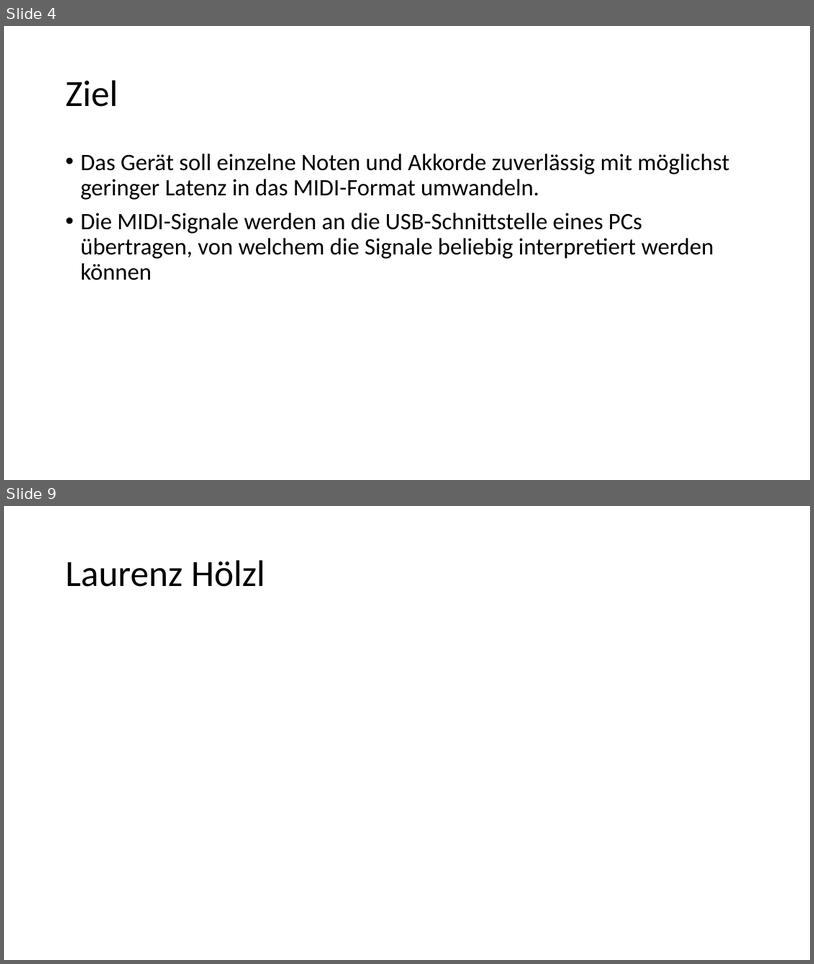
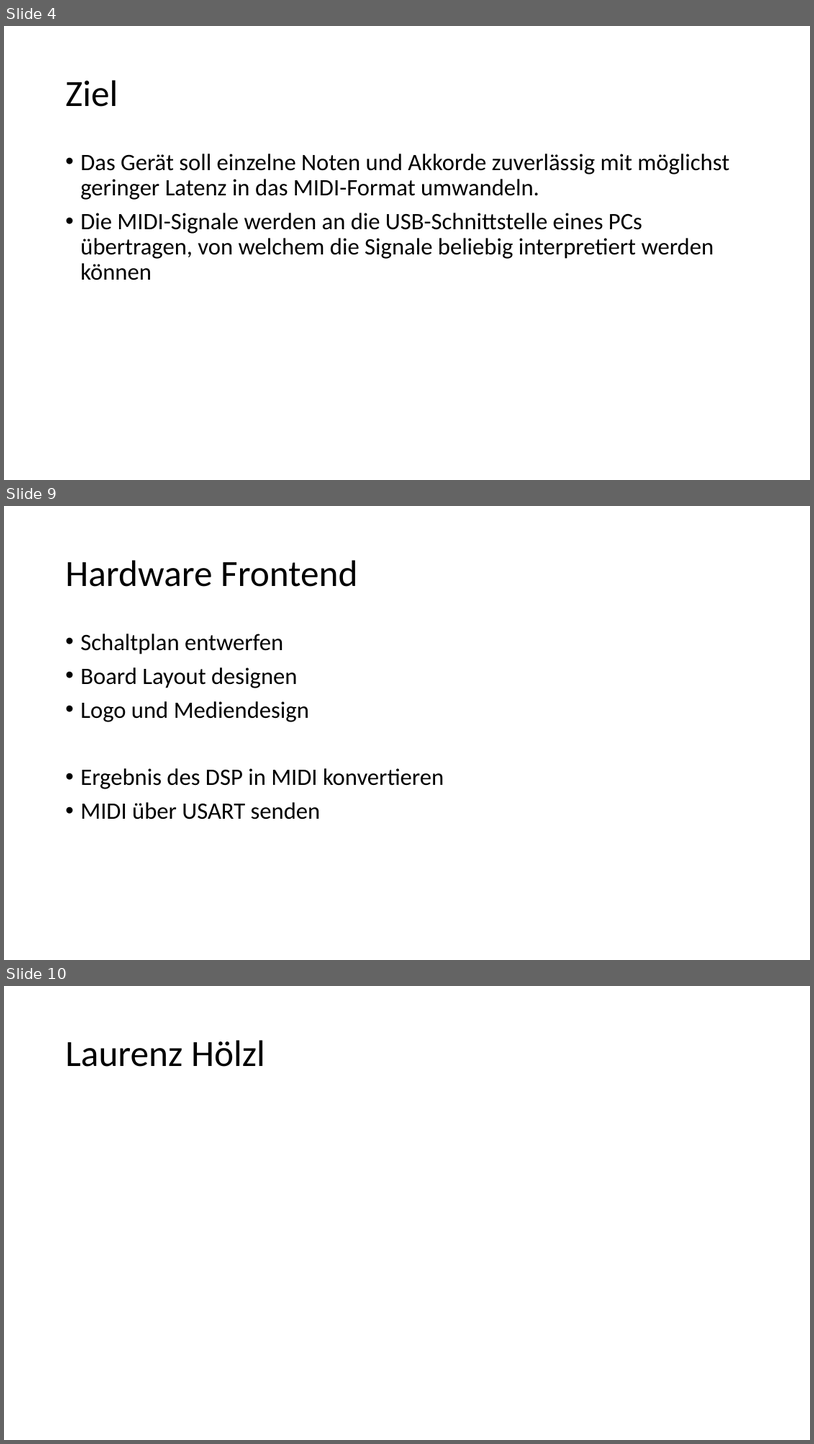
Before and after one commit to s-grundner/MTAP-MIDI-Guitar-Converter, a slide deck: documentation/Entwurf.pptx. Shown one above the other, each under a label of ours: slides 4 and 9 before the commit, slides 4, 9 and 10 after it; the slides between them are not shown. The pictures are 814x964 and 814x1444 pixels, drawn with LibreOffice and Linux fonts; fonts in the diff are those of the drawing. Boxes give left, top, right and bottom in pixels: in the first picture for what was removed or moved away, otherwise in the second. Text is boxed around its words. In the diff, an @@ line names an element or a change of style, - is before the commit and + after.

```diff
--- a/documentation/Entwurf.pptx
+++ b/documentation/Entwurf.pptx
@@ slide 9 added at bbox=[4, 506, 810, 960], background #FFFFFF @@
@@ title added at bbox=[65, 560, 358, 587], 44 pt, text #000000 @@
+Hardware Frontend
@@ text added at bbox=[80, 633, 444, 819], 28 pt, text #000000 @@
+• Schaltplan entwerfen
+• Board Layout designen
+• Logo und Mediendesign
+• Ergebnis des DSP in MIDI konvertieren
+• MIDI über USART senden
@@ what was slide 9 is now slide 10 @@
```
Also in this commit, not shown: 4 slides changed, 2 other slides added, 2 slides removed, 2 other files.
